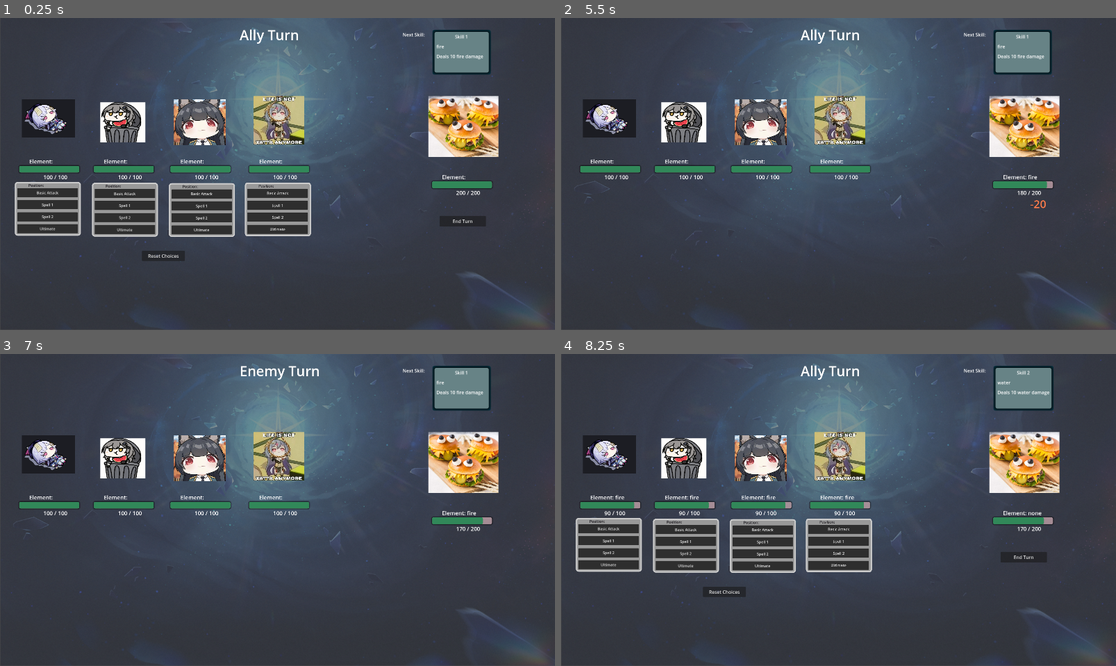
Above: before the commit, frames 1-4 (two rows, left to right).
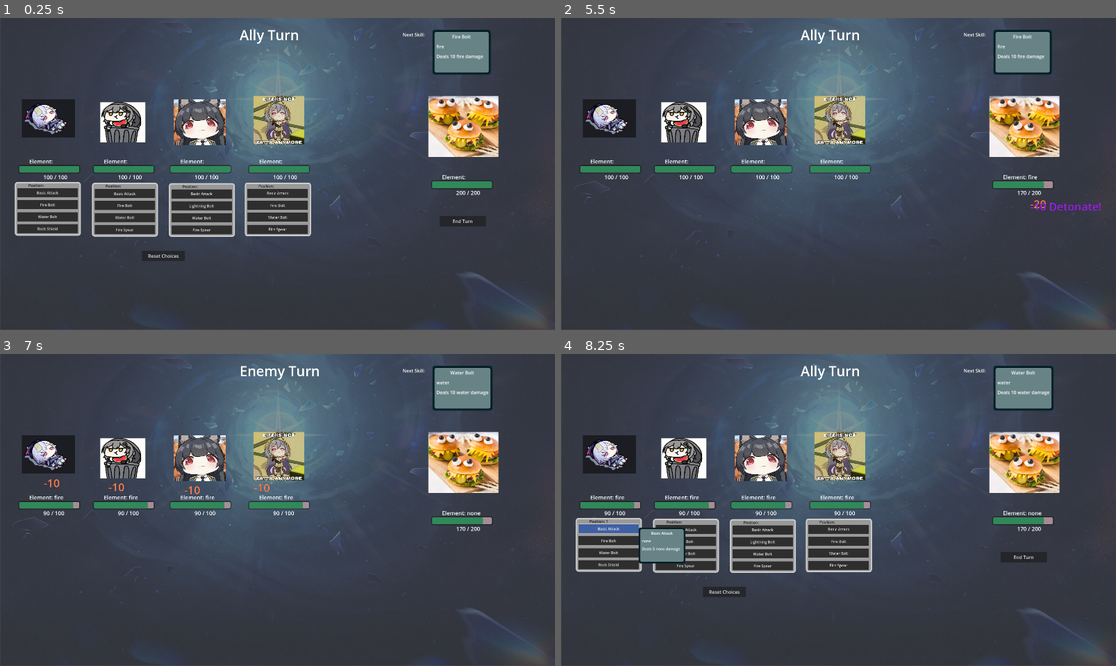
Above: after the commit, the same moments.

Repository: JuneauPlayz/project-burge
Game: Godot game, scene res://scenes/combat_test_2.tscn
The game is run twice, just before and just after one commit, with the same random seed, the same clock (stepped at 60 frames per second) and the same inputs. This scene is started directly instead of the project's main scene.
Inputs (mouse positions are in pixels of both pictures, inside the frame that each line leads up to):
- Up to frame 1 (0.25 s): no input
- Up to frame 2 (5.5 s): click (610, 205) at 0.5 s, where only the run after the commit has a clickable "Fire Bolt"; click (610, 217) at 1.25 s, where only the run after the commit has a clickable "Water Bolt"; click (610, 230) at 2 s, where only the run before the commit has a clickable "Ultimate"; click (610, 230) at 2.75 s, where only the run after the commit has a clickable "Rock Shield"; click (683, 230) at 3.5 s, where only the run after the commit has a clickable "Fire Spear"; click (760, 205) at 4.25 s, where only the run after the commit has a clickable "Lightning Bolt"; click "End Turn" at 5 s
- Up to frame 3 (7 s): move the mouse to (399, 494) at 5.77 s; press the mouse at (399, 494) at 5.78 s; tap Enter at 6.5 s; move the mouse to (166, 525) at 6.52 s; release the mouse at (166, 525) at 6.53 s; click (166, 525) at 6.6 s
- Up to frame 4 (8.25 s): move the mouse to (894, 441) at 7.27 s; press the mouse at (894, 441) at 7.28 s; release the mouse at (894, 441) at 8 s; click (610, 528) at 8 s, where only the run after the commit has a clickable "Basic Attack"

The runs differ from the first frame. In frame 1, 0.3% of the frame differs, in the area x 6-85%, y 5-69%; in frame 2, 0.2%; in frame 3, 0.5%; in frame 4, 1.6%, in the area x 3-86%, y 5-69%.

Commit message:
Skill name changes

Diff:
--- a/resources/test_skill_1.tres
+++ b/resources/Fire_Bolt.tres
@@ -4,7 +4,8 @@
 
 [resource]
 script = ExtResource("1_dbr65")
-name = "Skill 1"
+name = "Fire Bolt"
 damage = 10
 element = "fire"
 damaging = true
+friendly = false
--- a/resources/test_skill_2.tres
+++ b/resources/Fire_Spear.tres
@@ -1,10 +1,11 @@
-[gd_resource type="Resource" script_class="Skill" load_steps=2 format=3 uid="uid://dooqfwlwxly5w"]
+[gd_resource type="Resource" script_class="Skill" load_steps=2 format=3 uid="uid://dcf2ccmtpg225"]
 
-[ext_resource type="Script" path="res://scripts/skill.gd" id="1_n8lbm"]
+[ext_resource type="Script" path="res://scripts/skill.gd" id="1_v85ps"]
 
 [resource]
-script = ExtResource("1_n8lbm")
-name = "Skill 2"
-damage = 10
-element = "water"
+script = ExtResource("1_v85ps")
+name = "Fire Spear"
+damage = 20
+element = "fire"
 damaging = true
+friendly = false
--- /dev/null
+++ b/resources/Lightning_Bolt.tres
@@ -0,0 +1,11 @@
+[gd_resource type="Resource" script_class="Skill" load_steps=2 format=3 uid="uid://60omj8j38mfk"]
+
+[ext_resource type="Script" path="res://scripts/skill.gd" id="1_ttf18"]
+
+[resource]
+script = ExtResource("1_ttf18")
+name = "Lightning Bolt"
+damage = 10
+element = "lightning"
+damaging = true
+friendly = false
--- a/resources/earth_ultimate.tres
+++ b/resources/Rock Shield.tres
@@ -1,10 +1,10 @@
 [gd_resource type="Resource" script_class="Skill" load_steps=2 format=3 uid="uid://bya4jpai0ygj5"]
 
-[ext_resource type="Script" path="res://scripts/skill.gd" id="1_0t5dh"]
+[ext_resource type="Script" path="res://scripts/skill.gd" id="1_tff2v"]
 
 [resource]
-script = ExtResource("1_0t5dh")
-name = "EarthUlt"
+script = ExtResource("1_tff2v")
+name = "Rock Shield"
 damage = 20
 element = "earth"
 damaging = false
--- a/resources/test_ultimate.tres
+++ b/resources/Water_Bolt.tres
@@ -1,10 +1,11 @@
-[gd_resource type="Resource" script_class="Skill" load_steps=2 format=3 uid="uid://dcf2ccmtpg225"]
+[gd_resource type="Resource" script_class="Skill" load_steps=2 format=3 uid="uid://dooqfwlwxly5w"]
 
-[ext_resource type="Script" path="res://scripts/skill.gd" id="1_v85ps"]
+[ext_resource type="Script" path="res://scripts/skill.gd" id="1_n8lbm"]
 
 [resource]
-script = ExtResource("1_v85ps")
-name = "Ultimate"
-damage = 20
-element = "fire"
+script = ExtResource("1_n8lbm")
+name = "Water Bolt"
+damage = 10
+element = "water"
 damaging = true
+friendly = false
--- a/scenes/combat_manager.gd
+++ b/scenes/combat_manager.gd
@@ -69,7 +69,7 @@
 		await reaction_finished
 		print(str(x.name) + " landed!")
 		hit.emit()
-		await get_tree().create_timer(0.5).timeout
+		await get_tree().create_timer(0.35).timeout
 	turn_text.text = "Enemy Turn"
 	ally_turn_done.emit()
 
--- a/scenes/combat_test_2.tscn
+++ b/scenes/combat_test_2.tscn
@@ -7,30 +7,22 @@
 [ext_resource type="PackedScene" uid="uid://sdwnoh61gawa" path="res://skill_info.tscn" id="7_hw5oh"]
 [ext_resource type="PackedScene" uid="uid://5spa5amgsxfm" path="res://scenes/hp_bar.tscn" id="7_pyguu"]
 [ext_resource type="Resource" uid="uid://t5il68wvfb0s" path="res://resources/basic_attack.tres" id="7_ytvil"]
-[ext_resource type="Resource" uid="uid://c3yogn8m318q2" path="res://resources/test_skill_1.tres" id="8_ox83u"]
-[ext_resource type="Resource" uid="uid://dooqfwlwxly5w" path="res://resources/test_skill_2.tres" id="9_4meuk"]
-[ext_resource type="Resource" uid="uid://dcf2ccmtpg225" path="res://resources/test_ultimate.tres" id="10_0ymtv"]
-[ext_resource type="Resource" uid="uid://bya4jpai0ygj5" path="res://resources/earth_ultimate.tres" id="10_r3sqd"]
+[ext_resource type="Resource" uid="uid://c3yogn8m318q2" path="res://resources/Fire_Bolt.tres" id="8_ox83u"]
+[ext_resource type="Resource" uid="uid://dooqfwlwxly5w" path="res://resources/Water_Bolt.tres" id="9_4meuk"]
+[ext_resource type="Resource" uid="uid://dcf2ccmtpg225" path="res://resources/Fire_Spear.tres" id="10_0ymtv"]
+[ext_resource type="Resource" uid="uid://bya4jpai0ygj5" path="res://resources/Rock Shield.tres" id="10_r3sqd"]
 [ext_resource type="Texture2D" uid="uid://b3bd5fw4hk3xb" path="res://assets/qiqifallen.png" id="11_4linb"]
 [ext_resource type="PackedScene" uid="uid://tlvpop5rp1x6" path="res://scenes/spell_select_ui.tscn" id="11_kfp4s"]
 [ext_resource type="Texture2D" uid="uid://c3vp6cnsau7i1" path="res://assets/stelletrash.png" id="12_xxdvk"]
 [ext_resource type="Texture2D" uid="uid://defrd4fdejdu1" path="res://assets/miyabii.png" id="13_3288v"]
 [ext_resource type="Texture2D" uid="uid://qlvy3vq13goh" path="res://assets/yatta.png" id="14_hgdfq"]
-[ext_resource type="Script" path="res://scripts/skill.gd" id="14_nv7oc"]
+[ext_resource type="Resource" uid="uid://60omj8j38mfk" path="res://resources/Lightning_Bolt.tres" id="15_n7e50"]
 [ext_resource type="Texture2D" uid="uid://b6rhxb71os38w" path="res://assets/hsrbg.png" id="16_7iixp"]
 [ext_resource type="Script" path="res://scenes/sound_manager.gd" id="17_bd8ds"]
 [ext_resource type="AudioStream" uid="uid://c0fyotn8lqfkv" path="res://assets/fire hit.mp3" id="18_g8ami"]
 
 [sub_resource type="LabelSettings" id="LabelSettings_mo5rj"]
 font_size = 48
-
-[sub_resource type="Resource" id="Resource_3gisa"]
-script = ExtResource("14_nv7oc")
-name = "Skill 1"
-damage = 10
-element = "lightning"
-damaging = true
-friendly = false
 
 [node name="CombatTest2" type="Node2D"]
 
@@ -152,7 +144,7 @@
 [node name="Ally3" type="Node" parent="."]
 script = ExtResource("4_2mvrs")
 basic_atk = ExtResource("7_ytvil")
-skill_1 = SubResource("Resource_3gisa")
+skill_1 = ExtResource("15_n7e50")
 skill_2 = ExtResource("9_4meuk")
 ult = ExtResource("10_0ymtv")
 health = 100
--- a/scenes/spell_select_ui.gd
+++ b/scenes/spell_select_ui.gd
@@ -35,6 +35,10 @@
 	skill_info_3.update_skill_info()
 	skill_info_4.skill = skill4
 	skill_info_4.update_skill_info()
+	ba_1.text = skill1.name
+	s_1.text = skill2.name
+	s_2.text = skill3.name
+	ult.text = skill4.name
 
 func _on_button_pressed() -> void:
 	if selected != 1:
--- a/scripts/DamageNumbers.gd
+++ b/scripts/DamageNumbers.gd
@@ -1,5 +1,5 @@
 extends Node
-var element_dict = {"none": Color.WHITE, "fire": Color.CORAL, "water": Color.AQUA, "lightning": Color.PURPLE, "earth": Color.SADDLE_BROWN}
+var element_dict = {"none": Color.WHITE, "fire": Color.CORAL, "water": Color.DARK_CYAN, "lightning": Color.PURPLE, "earth": Color.SADDLE_BROWN}
 func display_number(value: int, position: Vector2, element : String, reaction : String):
 	var number = Label.new()
 	value = -value
Not shown: 1 places in scenes/combat_test_2.tscn that only renumber resources
